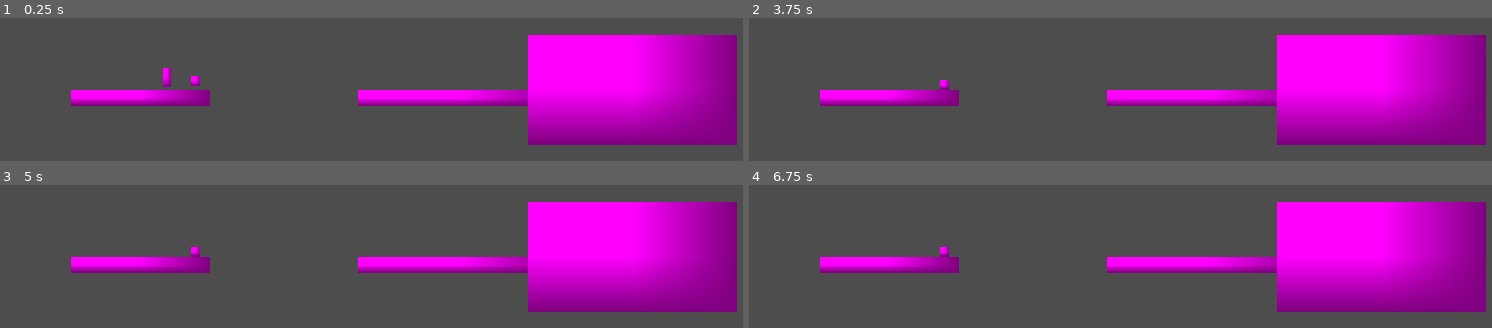
Above: before the commit, frames 1-4 (two rows, left to right).
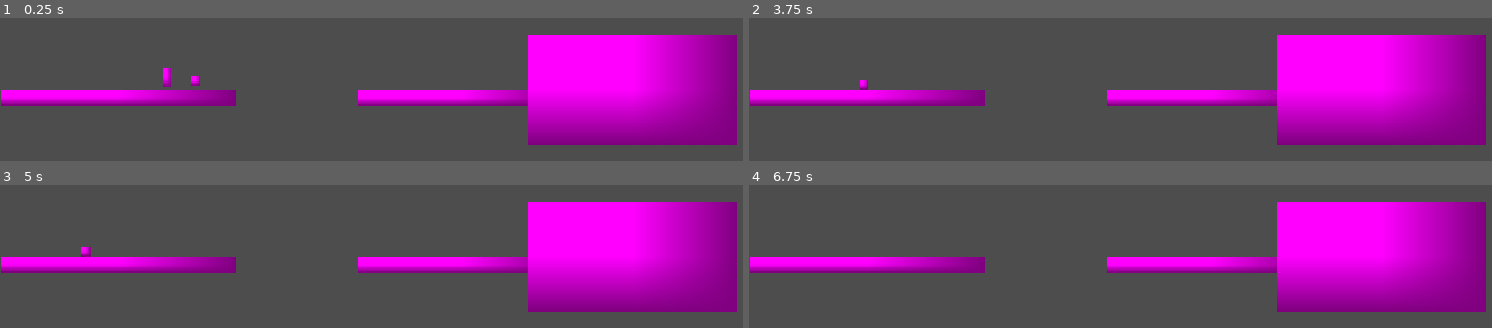
Above: after the commit, the same moments.

Repository: CapibaraEngineer/trabalho-ed-fisica
Game: Godot game, scene res://Cenas/main.tscn
Two runs of this game, one before a commit and one after it. Both use one fixed random seed, a clock stepped at 60 frames per second and the inputs below.
Inputs:
- Up to frame 1 (0.25 s): no input
- Up to frame 2 (3.75 s): hold D (P1 direita) 0.53-2.03 s; tap W (P1 pulo) at 0.6, 0.77, 1.07, 1.52, 1.55, 1.82, 2.3, 3.02, 3.05, 3.32 s; tap Space (P2 dash) at 1.35, 3.5 s; hold A (P1 esquerda) 2.03-2.78 s; tap Right (P2 direita) at 2.1 s; tap Enter at 2.75 s; hold D (P1 direita) from 2.78 s (still down); tap Left (P2 esquerda) at 2.85 s; tap Shift (conectar corda) at 3.6 s
- Up to frame 3 (5 s): tap W (P1 pulo) at 3.77, 3.8, 4.07, 4.35, 4.52, 4.82 s; tap Enter at 4.25 s; release D (P1 direita) at 4.28 s; hold A (P1 esquerda) from 4.28 s (still down)
- Up to frame 4 (6.75 s): tap Space (P2 dash) at 5, 5.1, 6.5 s; release A (P1 esquerda) at 5.03 s; hold D (P1 direita) 5.03-5.78 s; tap W (P1 pulo) at 5.3, 6.02, 6.05, 6.32 s; tap Enter at 5.75 s; hold A (P1 esquerda) from 5.78 s (still down); tap Right (P2 direita) at 5.85 s; tap Left (P2 esquerda) at 6.6 s

The runs differ from the first frame. In frame 1, 1.5% of the frame differs, in the area x 0-32%, y 50-62%; in frame 2, 1.6%; in frame 3, 1.7%, in the area x 0-32%, y 43-62%; in frame 4, 1.6%.

Commit message:
Bug fixes e coisas ai

Diff:
--- a/Cenas/main.tscn
+++ b/Cenas/main.tscn
@@ -12,7 +12,8 @@
 position = Vector2(-716, 437)
 
 [node name="Chão" parent="." unique_id=614955866 instance=ExtResource("1_74bqr")]
-position = Vector2(-844, 554)
+position = Vector2(-951, 554)
+scale = Vector2(1.6799998, 1)
 
 [node name="Chão2" parent="." unique_id=1185170381 instance=ExtResource("1_74bqr")]
 position = Vector2(50, 555)
--- a/Script/Player_1.gd
+++ b/Script/Player_1.gd
@@ -3,6 +3,7 @@
 const SPEED = 250
 const GRAVITY = 1000
 const JUMP_SPEED = -400
+const MAXIMO_DE_PULOS = 2
 var pulos = 0
 var forca_corda = Vector2.ZERO
 
@@ -10,13 +11,14 @@
 	var direction = Input.get_axis("P1 esquerda", "P1 direita")
 	velocity.x = direction * SPEED
 
-	if not is_on_floor():
+	if is_on_floor():
+		pulos = 0
+	else: #not is_on_floor()
 		velocity.y += GRAVITY * delta
-	if Input.is_action_just_pressed("P1 pulo") and pulos < 1:
+
+	if Input.is_action_just_pressed("P1 pulo") and pulos < MAXIMO_DE_PULOS:
 		pulos += 1
 		velocity.y = JUMP_SPEED
-	if is_on_floor():
-		pulos = 0
 
 	velocity += forca_corda
 	move_and_slide()
--- a/Script/corda.gd
+++ b/Script/corda.gd
@@ -33,7 +33,7 @@
 		elif pode_conectar:
 			conectada = true
 	#fisica da corda
-	if conectada == true and distance > distancia_corda:
+	if conectada and distance > distancia_corda:
 		var direcao = (player2.global_position - player1.global_position).normalized()
 		player1.forca_corda = direcao * forca_maxima
 		player2.forca_corda = (direcao * forca_maxima) *  -1
--- a/Script/player_2.gd
+++ b/Script/player_2.gd
@@ -3,6 +3,7 @@
 const GRAVITY = 1000
 const SPEED = 300
 const JUMP_VELOCITY = -350
+var direcao_olhando = 0 #facing_direction, pra que direcao o jogador está olhando
 var forca_corda = Vector2.ZERO
 
 #especificações do dash
@@ -12,36 +13,36 @@
 #controle da habilidade
 var pode_dar_dash = true
 var dash_timer = 0.0
-var direcao_atual = 0
-var estava_no_ar = false
 
 func _physics_process(delta: float) -> void:
-	#movimentaçao de um lado pro outro
+	#Movimentaçao de um lado pro outro
 	var direction = Input.get_axis("P2 esquerda", "P2 direita")
+
 	if is_on_floor():
 		velocity.x = direction * SPEED
+	# Guardar pra que direcao o player ta olhando
+	if direction != 0:
+		direcao_olhando = direction
 
 	#pulo
-	if not is_on_floor():
-		estava_no_ar = true
+	if is_on_floor():
+		pode_dar_dash = true
+	else: #not is_on_floor()
 		velocity.y += GRAVITY * delta
+
 	if Input.is_action_just_pressed("P2 pulo") and is_on_floor():
 		velocity.y = JUMP_VELOCITY
 
 	# dash
-	if direction != 0:
-		direcao_atual = direction
 	if Input.is_action_just_pressed("P2 dash") and pode_dar_dash == true:
 		dash_timer = DASH_DURATION
 		pode_dar_dash = false
+
 	if dash_timer > 0.0:
-		velocity.x = DASH_SPEED * direcao_atual
+		velocity.x = DASH_SPEED * direcao_olhando
 		dash_timer -= delta
 	else:
 		velocity.x = direction * SPEED
 
 	velocity += forca_corda
 	move_and_slide()
-	if estava_no_ar and is_on_floor():
-		estava_no_ar = false
-		pode_dar_dash = true
Not shown, changed: Design.md
